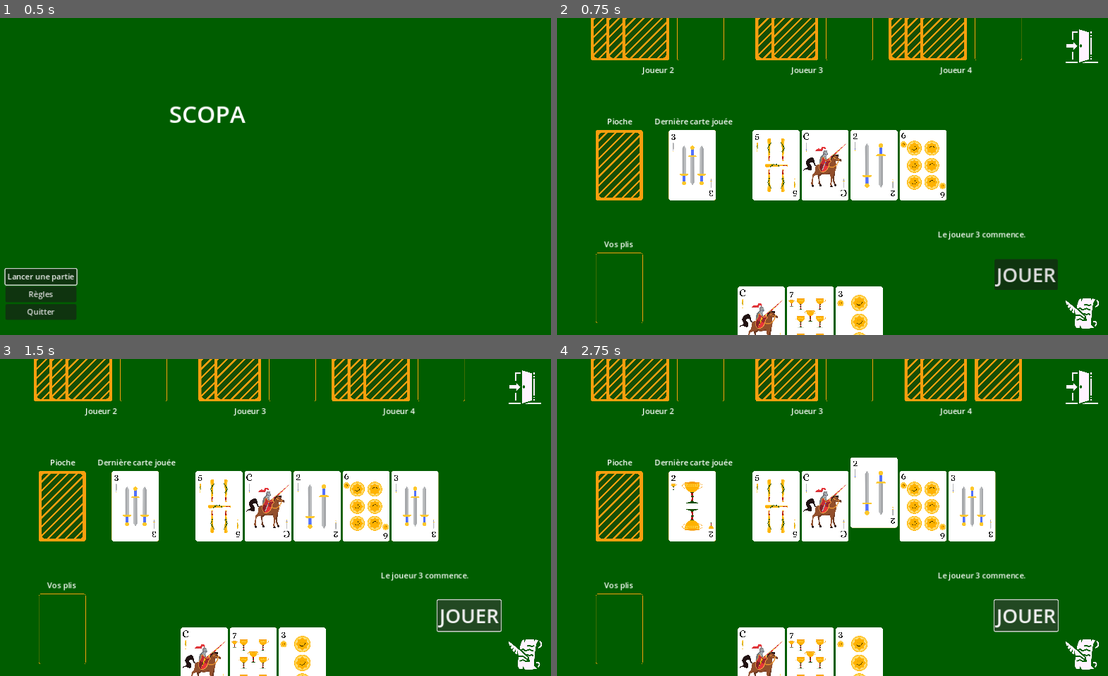
Above: before the commit, frames 1-4 (two rows, left to right).
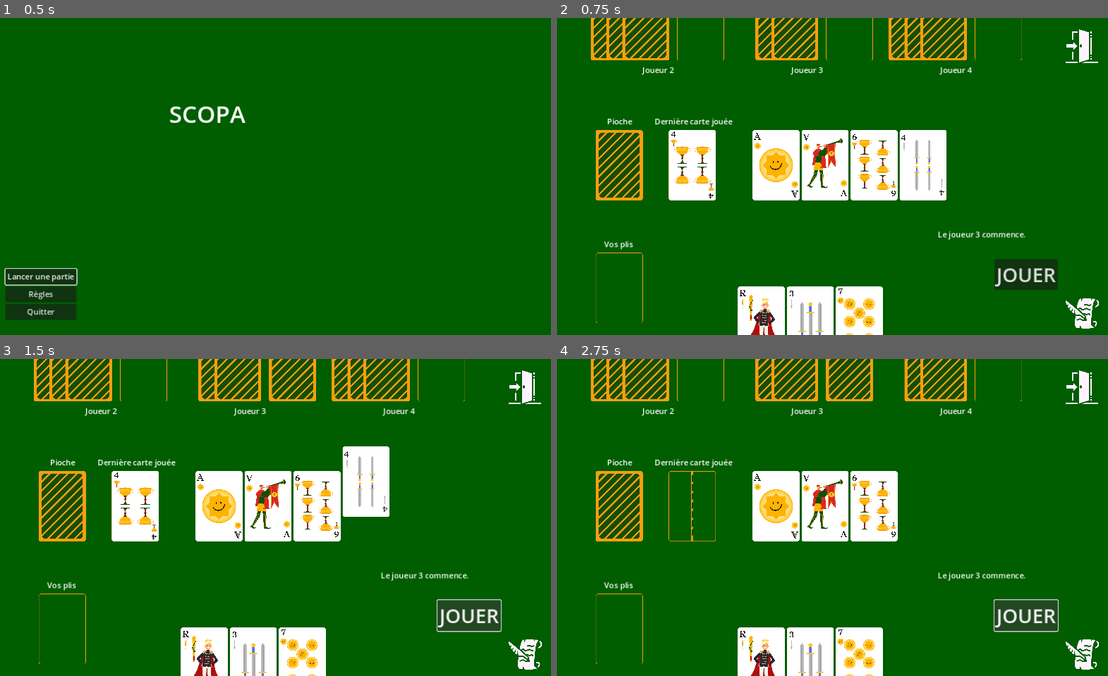
Above: after the commit, the same moments.

Repository: monsieurclement/Scopa
Game: Godot game, scene res://scenes/menu.tscn
Same seed, same stepped clock (60 frames per second), same inputs: the game is played once before the commit and once after it.
Inputs:
- Up to frame 1 (0.5 s): no input
- Up to frame 2 (0.75 s): click "Lancer une partie" at 0.5 s
- Up to frame 3 (1.5 s): click "JOUER" at 1.25 s
- Up to frame 4 (2.75 s): click "JOUER" at 2 s

Frame 1 is identical in both runs. In frame 2, 4.0% of the frame differs, in the area x 20-71%, y 35-100%; in frame 3, 7.5%; in frame 4, 10%, in the area x 20-85%, y 0-100%.

Commit message:
0.5
1ere version complète
fin de round -> round suivant
fin de game -> quit
garde fou anti play

Diff:
--- a/scenes/game.tscn
+++ b/scenes/game.tscn
@@ -252,7 +252,7 @@
 text = "Vos plis"
 horizontal_alignment = 1
 
-[node name="cant_play_message" type="Label" parent="Board/UI"]
+[node name="play_message" type="Label" parent="Board/UI"]
 unique_name_in_owner = true
 visible = false
 offset_left = 803.0
@@ -271,6 +271,7 @@
 [node name="Rules" parent="Board/UI" instance=ExtResource("9_ijnvs")]
 visible = false
 
+[connection signal="game_finished" from="." to="." method="_on_game_finished"]
 [connection signal="played" from="." to="." method="_on_played"]
 [connection signal="player_played" from="." to="." method="_on_player_played"]
 [connection signal="round_finished" from="." to="." method="_on_round_finished"]
--- a/scripts/game.gd
+++ b/scripts/game.gd
@@ -7,6 +7,7 @@
 signal player_played
 signal round_finished
 signal scopa
+signal game_finished
 #var cardsToCapture = {} #dictionnaire liant les combis de cartes avec leurs IDs dans sums-possible
 var sums_possible = []
 var nb_cards_capture = []
@@ -18,6 +19,9 @@
 @export var taille_init_board = 4
 @export var nb_player = 4
 var second_tour = false
+var first_round = true
+var nb_round = 1
+
 
 func _ready():
 	reset_game() #remise à zéro des arrays et destruction des enfants
@@ -51,17 +55,14 @@
 func _on_play_button_pressed(): #animation de jouer la carte et passer son tour
 	if GeneralGame.idCardSelected == null or GeneralGame.idCardSelected not in GeneralGame.players_hands[0]:
 		pass #si aucune carte n'est sélectionnée on joue rien
-	else:
+	elif %play_message.visible:
 		player1_play()
 	for card in $Board/UI/Board.get_children():
 		if card.onBoardSelected == true and !card.cardHighlighted :
 			card.onBoardDeselect()
 
 
-
-
-func reset_game():
-
+func player_random_commence():
 	#order suit le nb de joueurs
 	GeneralGame.nb_players = nb_player
 	GeneralGame.order.clear()
@@ -73,6 +74,15 @@
 	var rand = randi() % 10
 	for i in range(rand):
 		turnover()
+
+func reset_game():
+
+	if first_round:
+		player_random_commence()
+		first_round = false
+	else:
+		turnover()
+
 	#message de qui commence
 	if GeneralGame.order[0] == 0:
 		$Board/UI/message_1.text = "Vous commencez."
@@ -84,7 +94,13 @@
 	GeneralGame.players_hands = [[],[],[],[]]
 	GeneralGame.players_plis = [[],[],[],[]]
 	GeneralGame.board = []
+	nb_round = 1
 	scopas.clear()
+
+	#virer la dernière carte jouée
+	for idx in $Board/UI/to_play.get_children():
+				if idx.name != "vide":
+					idx.queue_free() #retirer tous les enfants sauf "vide"
 
 	for n in $Board/UI/Board.get_children():
 		$Board/UI/Board.remove_child(n)
@@ -182,8 +198,8 @@
 
 func play():
 	if GeneralGame.order[0] == 0:
-		%cant_play_message.text = "A vous de jouer !"
-		%cant_play_message.visible = true
+		%play_message.text = "A vous de jouer !"
+		%play_message.visible = true
 		await player_played
 		turnover()
 	else:
@@ -209,7 +225,7 @@
 			liste_intermediaire.append(int(i.id))
 
 	#si sélection de cartes ou pas de possibilité considérer la liste intermédiaire
-	#if %cant_play_message.visible == true or liste_intermediaire.size() != 0:
+	#if %play_message.visible == true or liste_intermediaire.size() != 0:
 		#cards_to_consider = liste_intermediaire
 		#print(cards_to_consider)
 
@@ -226,8 +242,8 @@
 		second_tour = true #on cancel le cas de défausse vu qu'il a été vu au 1er round
 		logique_tour(cardToPlay)
 		if !has_played:
-			%cant_play_message.text = "Vous devez choisir la bonne carte à capturer." #si pas les bonnes cartes sélect
-			%cant_play_message.visible = true
+			%play_message.text = "Vous devez choisir la bonne carte à capturer." #si pas les bonnes cartes sélect
+			%play_message.visible = true
 
 
 
@@ -245,7 +261,7 @@
 	has_played = false
 	#else:
 		#
-		#$Board/UI/cant_play_message.visible = true
+		#$Board/UI/play_message.visible = true
 		#cardsToCapture.clear()
 		#sums_possible.clear()
 		#pass
@@ -282,8 +298,8 @@
 
 	if nb_cards_capture.size() == 0:
 		if second_tour:#cas de défausse géré au 1er tour des calculs
-			#%cant_play_message.text = "Avez-vous sélectionné les bonnes cartes ?" #pas sûr de ça en vrai
-			#%cant_play_message.visible = true
+			#%play_message.text = "Avez-vous sélectionné les bonnes cartes ?" #pas sûr de ça en vrai
+			#%play_message.visible = true
 			pass
 		else:
 			##effacement de la carte de la main (objet)
@@ -449,7 +465,7 @@
 
 
 func _on_played():
-	%cant_play_message.visible = false
+	%play_message.visible = false
 
 
 	#await get_tree().create_timer(timer).timeout
@@ -462,18 +478,15 @@
 	decompte_points(GeneralGame.players_plis)
 	#print(GeneralGame.players_plis)
 	#print(GeneralGame.points)
-
-	for i in range(GeneralGame.points.size()):
-		if GeneralGame.points[i]>21: #!!! prendre en compte égalités et scores multiples supérieurs à 21
-			print("Joueur "+str(i+1)+" a gagné !!")
-
-	#apparition d'un menu de point, et on relance pas avant qu'on appuie sur un bouton
-
-	#reset_game()
+	nb_round += 1
+
+		#apparition d'un menu de point, et on relance pas avant qu'on appuie sur un bouton
+	await get_tree().create_timer(timer*5).timeout
+	reset_game()
 
 func decompte_points(plis):
 	var score = [0,0,0,0]
-	print("\n \n -------DECOMPTE DES POINTS : -------\n")
+	print("\n \n ------- DECOMPTE DES POINTS DE LA MANCHE ",nb_round," : ------- \n")
 	#decompte du plus grand nb de cartes
 	for i in range(4):
 		score[i] = plis[i].size()
@@ -485,6 +498,8 @@
 		print("plus gd nb de carte : aucun joueur")
 
 	score.clear()
+
+
 
 	#decompte du nb de deniers
 	score = [0,0,0,0]
@@ -544,9 +559,19 @@
 	print("Score final de la manche : \n", "Joueur 1 : ",GeneralGame.points[0], "\nJoueur 2 : ",GeneralGame.points[1], "\nJoueur 3 : ",GeneralGame.points[2], "\nJoueur 4 : ",GeneralGame.points[3])
 
 
+	for i in range(GeneralGame.points.size()):
+		if GeneralGame.points[i]>21: #!!! prendre en compte égalités et scores multiples supérieurs à 21
+			print("Joueur "+str(i+1)+" a gagné !!")
+			game_finished.emit()
+
+
 func _on_scopa():
 	scopas.append(GeneralGame.order[0])
 	print("Bravo ! Scopa ! Joueur ", str(GeneralGame.order[0]+1)," marque 1 point !")
 
 func _on_player_played():
 	pass # Replace with function body.
+
+
+func _on_game_finished() -> void:
+	get_tree().change_scene_to_file("res://scenes/menu.tscn") #retour au menu principal
